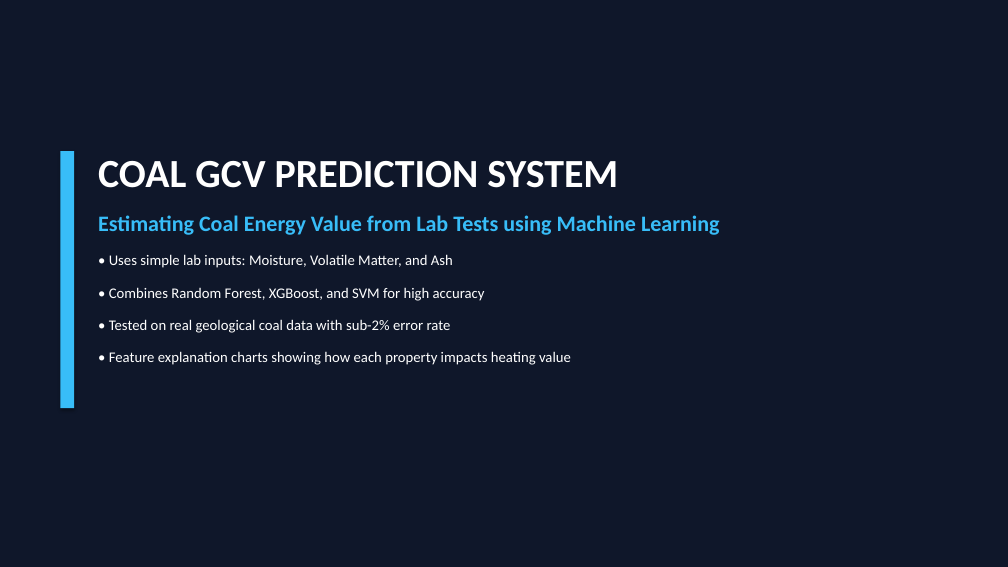
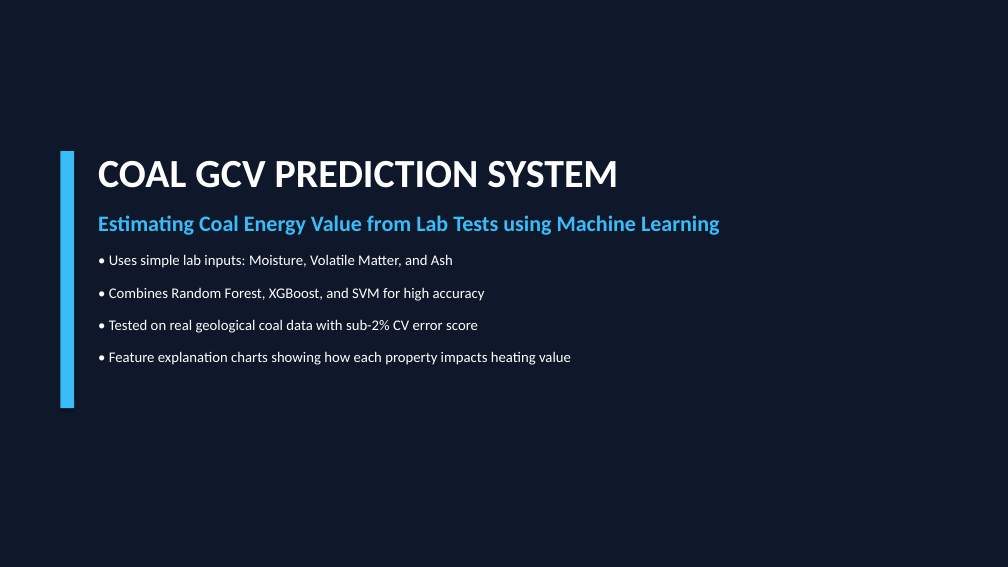
Before and after one commit to anurag-mitti/gcv_predictor, a slide deck: slide 1 of Coal_GCV_Prediction_Presentation.pptx. Drawn at 1008x567 pixels with LibreOffice and Linux fonts; fonts in the diff are those of the drawing. Boxes give left, top, right and bottom in pixels: in the first picture for what was removed or moved away, otherwise in the second. Text is boxed around its words. In the diff, an @@ line names an element or a change of style, - is before the commit and + after.

Commit message:
Explicitly label CV Score on summary slide and benchmarking table

```diff
--- a/Coal_GCV_Prediction_Presentation.pptx
+++ b/Coal_GCV_Prediction_Presentation.pptx
@@ text at bbox=[109, 254, 571, 365]: text changed @@
-• Uses simple lab inputs: Moisture, Volatile Matter, and Ash
-• Combines Random Forest, XGBoost, and SVM for high accuracy
-• Tested on real geological coal data with sub-2% error rate
-• Feature explanation charts showing how each property impacts heating value
+• Uses simple lab inputs: Moisture, Volatile Matter, and Ash
+• Combines Random Forest, XGBoost, and SVM for high accuracy
+• Tested on real geological coal data with sub-2% CV error score
+• Feature explanation charts showing how each property impacts heating value
```
Also in this commit, not shown: 3 other slides changed, 1 other file.
